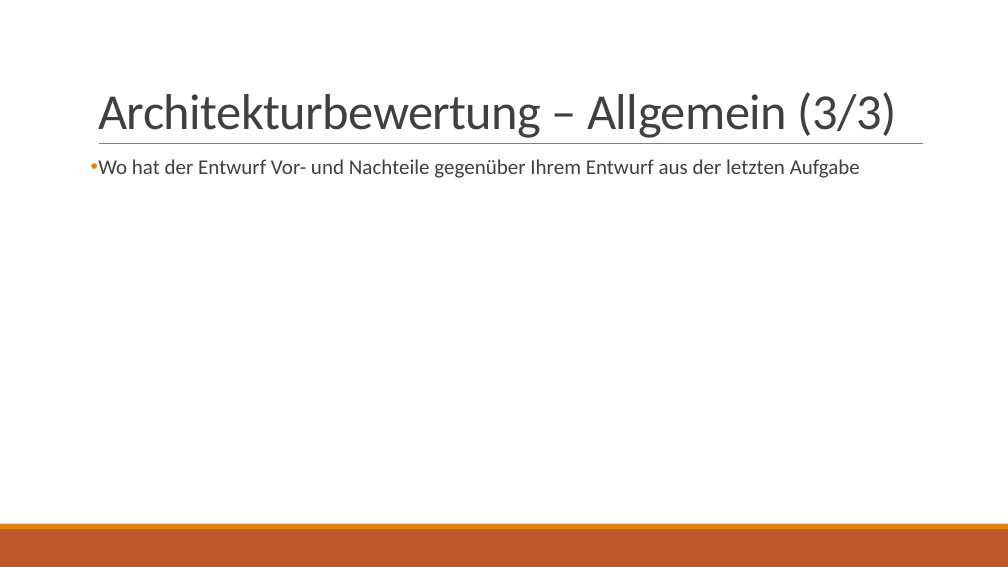
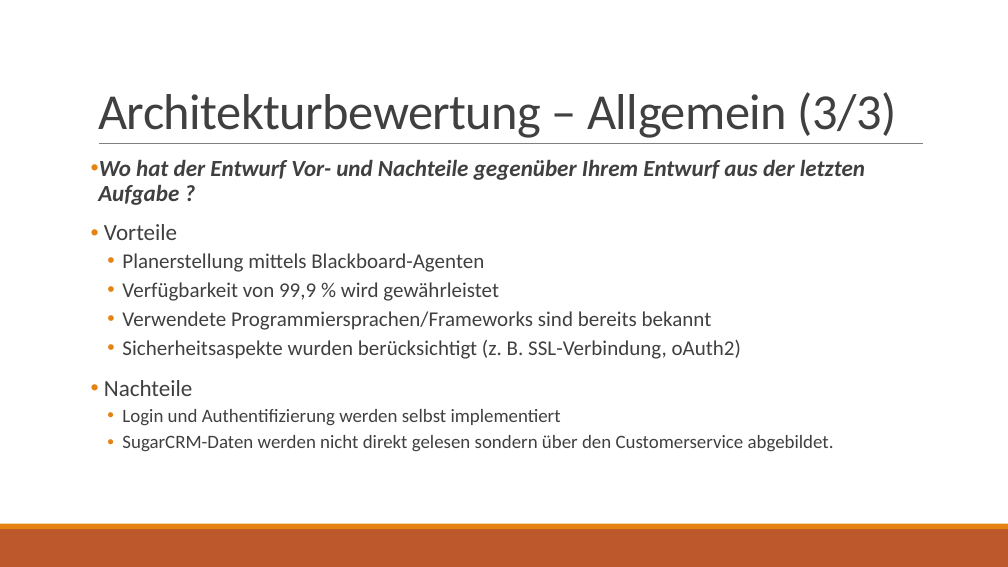
Before and after one commit to jnk111/AI_Praktikum, a slide deck: slide 13 of Aufgaben/P4/Loesung/Wochenplansoftware - Architekturbewertung.pptx (slide 11 before the commit). Drawn at 1008x567 pixels with LibreOffice and Linux fonts; fonts in the diff are those of the drawing. Boxes give left, top, right and bottom in pixels: in the first picture for what was removed or moved away, otherwise in the second. Text is boxed around its words. In the diff, an @@ line names an element or a change of style, - is before the commit and + after.

```diff
--- a/Aufgaben/P4/Loesung/Wochenplansoftware - Architekturbewertung.pptx
+++ b/Aufgaben/P4/Loesung/Wochenplansoftware - Architekturbewertung.pptx
@@ text at [98,160,865,452]: text changed @@
-• Wo hat der Entwurf Vor- und Nachteile gegenüber Ihrem Entwurf aus der letzten Aufgabe
+• Wo hat der Entwurf Vor- und Nachteile gegenüber Ihrem Entwurf aus der letzten Aufgabe ?
+• Vorteile
+  • Planerstellung mittels Blackboard-Agenten
+  • Verfügbarkeit von 99,9 % wird gewährleistet
+  • Verwendete Programmiersprachen/Frameworks sind bereits bekannt
+  • Sicherheitsaspekte wurden berücksichtigt (z. B. SSL-Verbindung, oAuth2)
+• Nachteile
+  • Login und Authentifizierung werden selbst implementiert
+  • SugarCRM-Daten werden nicht direkt gelesen sondern über den Customerservice abgebildet.
```
Also in this commit, not shown: 8 other slides changed, 2 slides added, 1 other file.
